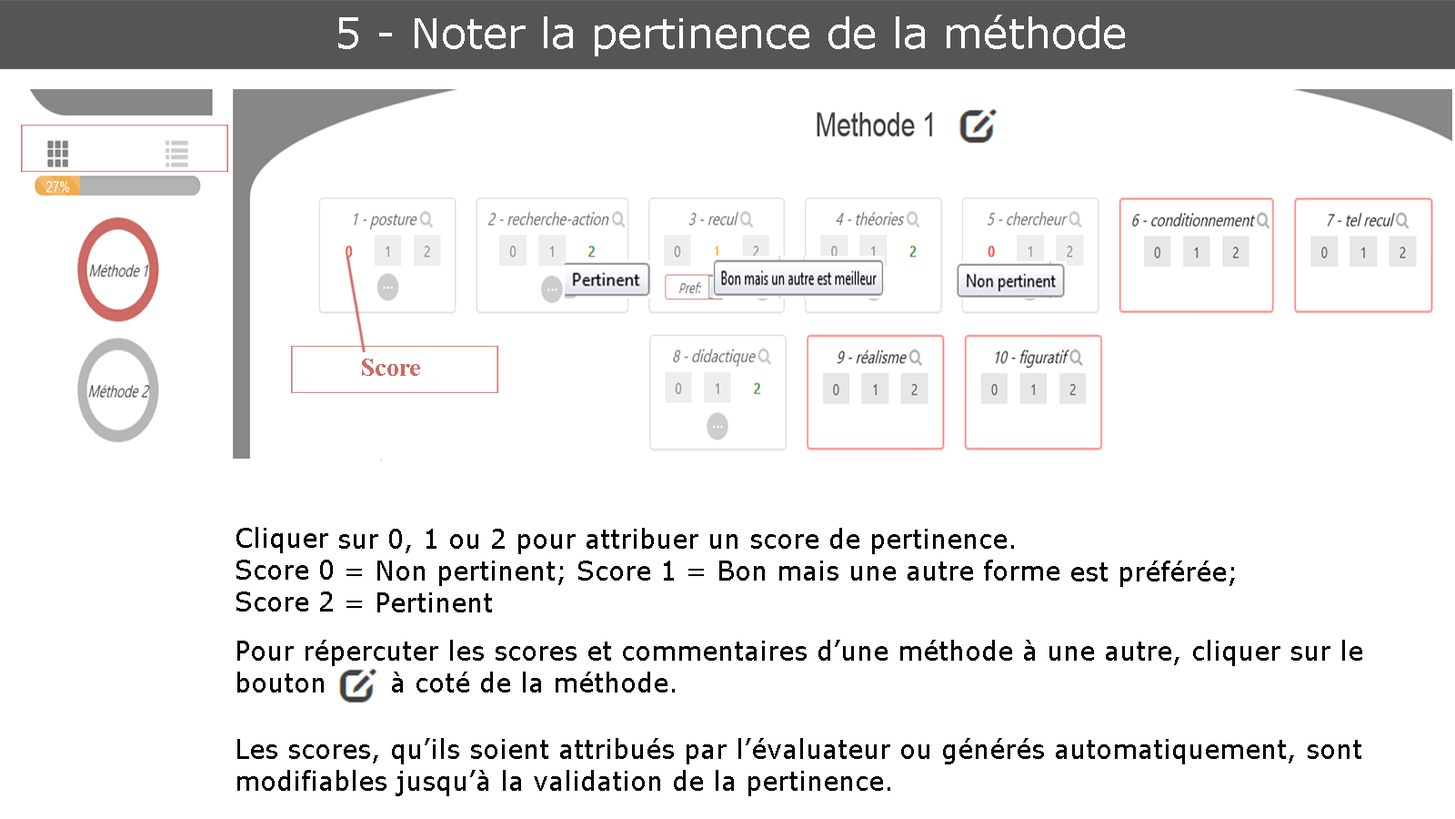
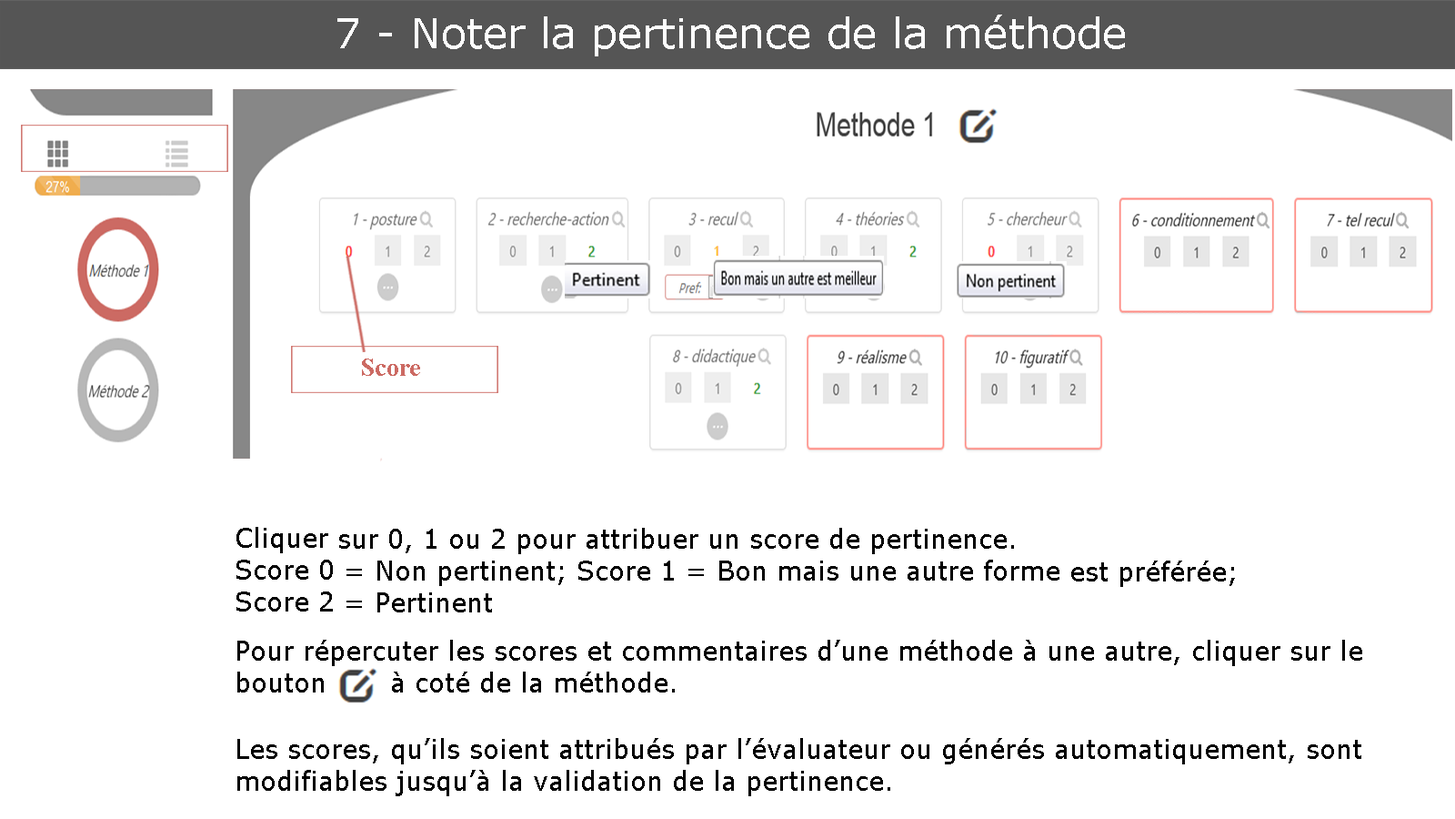
Two versions of the same layered image (1455x819). Layer-by-layer changes:
renamed "5 - Noter la pertinence de la méthode" to "7 - Noter la pertinence de la méthode", painted on it over 337, 17, 359, 50
